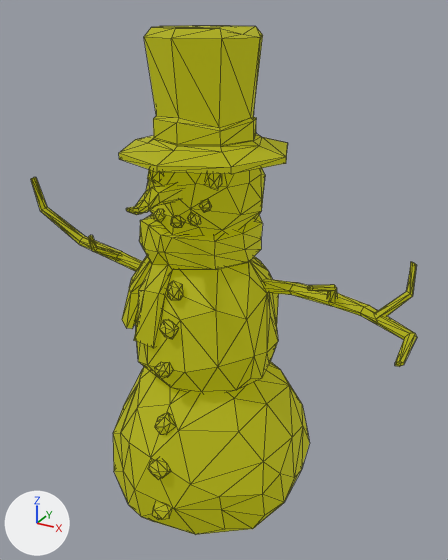
The glTF model assets/glbAsset/snowman-a.glb: old version first, new version second.
Camera for both pictures: a camera (50 mm lens) standing at (0.836, -1.476, 1.457) and looking at (0.03, -0.01, 0.724). The lights are fixed; the arrows at lower left show +X, +Y and +Z. Mesh edges are drawn as thin lines. Where no turn or scale is listed for an object, it has been applied to the vertices.

Names of what the first picture shows: 'snowman_a'.
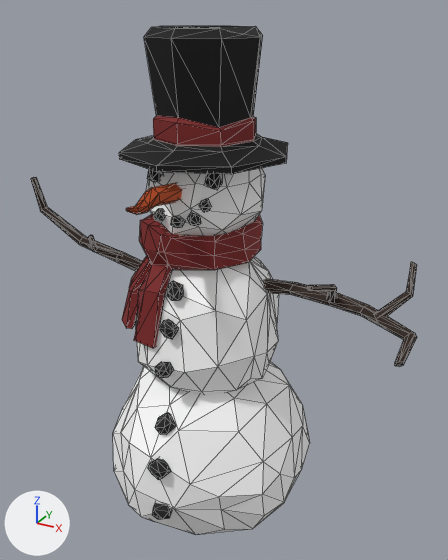
The change, as a list of edits to the scene's bpy script:
```text
Add img_atlas_emission_a_png:
    img_atlas_emission_a_png = load_image('atlas-emission-a.png', '_unpacked/atlas-emission-a.png', 4096, 4096, 'sRGB')
Add img_atlas_universal_albedo_a_png:
    img_atlas_universal_albedo_a_png = load_image('atlas-universal-albedo-a.png', '_unpacked/atlas-universal-albedo-a.png', 4096, 4096, 'sRGB')
Change mat_universal_a:
    where n2 = _N.new('ShaderNodeTexImage'); n2.name = 'Image Texture'
    n2.image: img_emissivecolor_texture -> img_atlas_emission_a_png
    add n6 = _N.new('ShaderNodeMath'); n6.name = 'Math'
    add n6.operation = 'MULTIPLY'
    where n5 = _N.new('ShaderNodeTexImage'); n5.name = 'Image Texture.001'
    n5.image: img_diffusecolor_texture -> img_atlas_universal_albedo_a_png
    where n0 = _N.new('ShaderNodeBsdfPrincipled'); n0.name = 'Principled BSDF'
    where n4 = _N.new('ShaderNodeVertexColor'); n4.name = 'Color Attribute'
    add _L.new(n6.outputs[0], n0.inputs[4])  # 'Value' to 'Alpha'
    add _L.new(n4.outputs[1], n6.inputs[1])  # 'Alpha' to 'Value'
    add _L.new(n5.outputs[1], n6.inputs[0])  # 'Alpha' to 'Value'
```

Where the change shows, as pixel boxes [x1, y1, x2, y2] in the pictures (448 x 560 px):
'snowman_a', surface changed: [31, 26, 417, 534] in both
